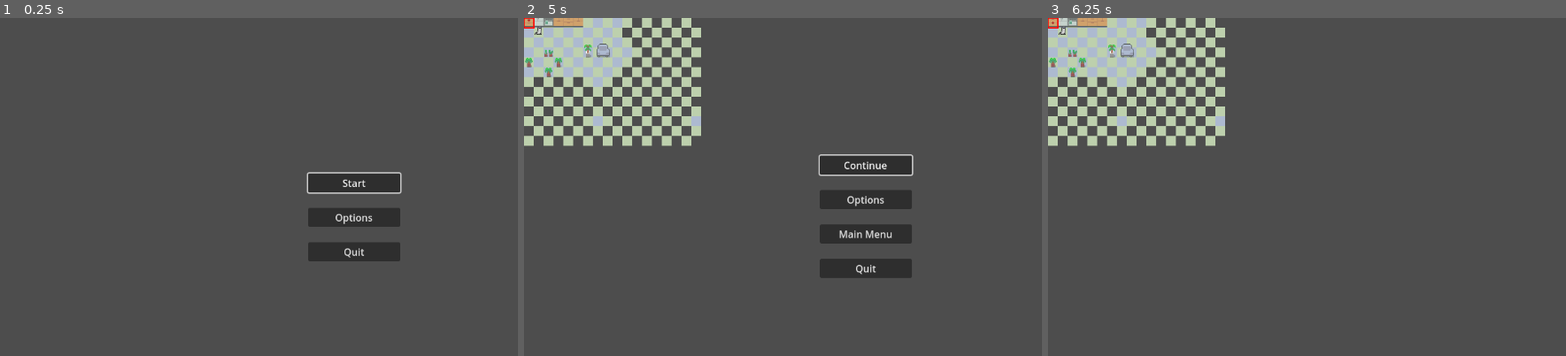
Above: before the commit, frames 1-3 (left to right).
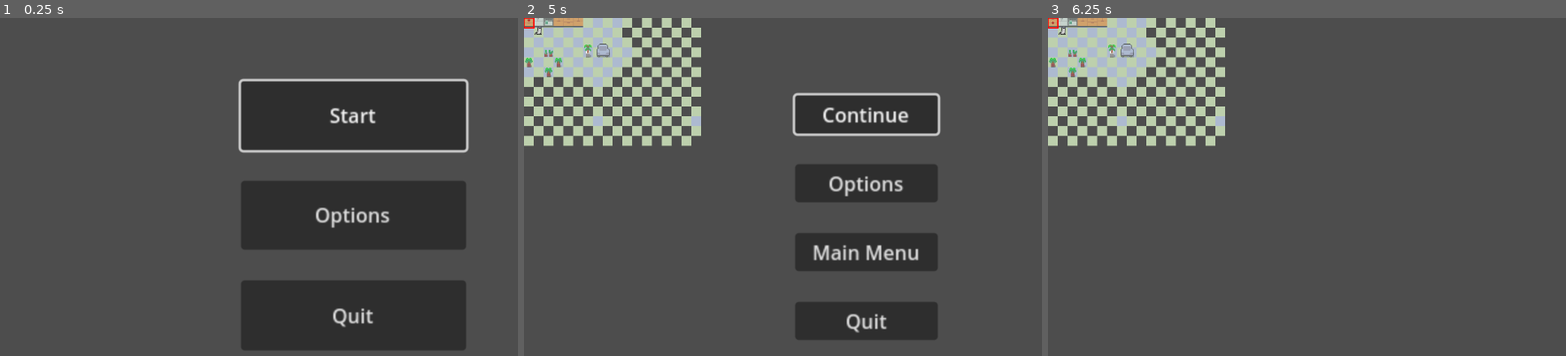
Above: after the commit, the same moments.

Repository: MatthieuD134/project-gwj63
Game: Godot game, scene res://menus/main_menu.tscn
Two runs of this game, one before a commit and one after it. Both use one fixed random seed, a clock stepped at 60 frames per second and the inputs below.
Inputs (mouse positions are in pixels of both pictures, inside the frame that each line leads up to):
- Up to frame 1 (0.25 s): no input
- Up to frame 2 (5 s): click "Start" at 0.5 s; tap Enter (ui_accept) at 1.25, 1.52, 2, 2.27, 2.75, 3.5, 3.77, 4.25, 4.52 s; move the mouse to (1031, 197) at 1.27 s; press the mouse at (1031, 197) at 1.28 s; hold Right (ui_right) 1.28-2.03 s; move the mouse to (736, 237) at 2.02 s; release the mouse at (736, 237) at 2.03 s; hold Down (ui_down) 2.03-2.78 s; click (736, 237) at 2.1 s; move the mouse to (948, 129) at 2.77 s; press the mouse at (948, 129) at 2.78 s; hold Right (ui_right) 2.78-3.53 s; move the mouse to (845, 295) at 3.52 s; release the mouse at (845, 295) at 3.53 s; hold Up (ui_up) 3.53-4.28 s; click (845, 295) at 3.6 s; move the mouse to (outside the picture) at 4.27 s; press the mouse at (outside the picture) at 4.28 s; hold Left (ui_left) from 4.28 s (still down); tap Escape (ui_cancel) at 4.9 s
- Up to frame 3 (6.25 s): release Left (ui_left) at 5 s; release the mouse at (outside the picture) at 5 s; click "Main Menu" at 5 s; click "Start" at 5.75 s

The runs differ from the first frame. In frame 1, 27% of the frame differs, in the area x 45-91%, y 17-99%; in frame 2, 12%; in frame 3, nothing differs.

Commit message:
Cleaned up old files and messed with button scaling to match project scaling.
Big, massive, clickable buttons. What's not to love?

Diff:
--- a/entities/Interactable/Consumable.gd
+++ /dev/null
@@ -1,17 +0,0 @@
-extends Interactable
-
-var fixable : bool = false
-var usable : bool = true
-# Called when the node enters the scene tree for the first time.
-func _ready():
-	super()
-
-
-# Called every frame. 'delta' is the elapsed time since the previous frame.
-func _process(delta):
-	super(delta)
-
-#Consumables are usually used once, so we unset the flag to tell it to ignore
-#any future interactions.
-func interact():
-	usable = false
--- a/entities/Interactable/Fixture.gd
+++ /dev/null
@@ -1,16 +0,0 @@
-extends Interactable
-
-var status_tags : PackedStringArray
-# Called when the node enters the scene tree for the first time.
-func _ready():
-	super()
-
-
-# Called every frame. 'delta' is the elapsed time since the previous frame.
-func _process(delta):
-	super(delta)
-
-#Fixtures have ongoing interactions. As of yet, it is unclear how to
-#implement this particular interaction.
-func interact():
-	pass
--- a/entities/Interactable/Permeable.gd
+++ /dev/null
@@ -1,21 +0,0 @@
-extends Interactable
-
-var break_time : float
-var broken : bool = false
-# Called when the node enters the scene tree for the first time.
-func _ready():
-	super()
-
-
-# Called every frame. 'delta' is the elapsed time since the previous frame.
-func _process(delta):
-	if (break_time > 0):
-		break_time -= delta
-	else:
-		broken = true
-
-
-#Some permeables need to be broken before letting the cat through them.
-func interact():
-	if (break_time > 0):
-		set_process(true)
--- a/menus/main_menu.tscn
+++ b/menus/main_menu.tscn
@@ -19,12 +19,13 @@
 anchor_top = 0.5
 anchor_right = 0.5
 anchor_bottom = 0.5
-offset_left = -75.0
-offset_top = -71.5
-offset_right = 75.0
-offset_bottom = 71.5
+offset_left = -184.0
+offset_top = -221.0
+offset_right = -1.0
+offset_bottom = -2.0
 grow_horizontal = 2
 grow_vertical = 2
+scale = Vector2(2, 2)
 
 [node name="VBoxContainer" type="VBoxContainer" parent="MainMenuContainer"]
 layout_mode = 2
@@ -33,6 +34,7 @@
 
 [node name="StartButton" type="Button" parent="MainMenuContainer/VBoxContainer"]
 layout_mode = 2
+size_flags_vertical = 3
 focus_neighbor_top = NodePath("../QuitButton")
 focus_neighbor_bottom = NodePath("../OptionsButton")
 focus_next = NodePath("../OptionsButton")
@@ -41,6 +43,7 @@
 
 [node name="OptionsButton" type="Button" parent="MainMenuContainer/VBoxContainer"]
 layout_mode = 2
+size_flags_vertical = 3
 focus_neighbor_top = NodePath("../StartButton")
 focus_neighbor_bottom = NodePath("../QuitButton")
 focus_next = NodePath("../QuitButton")
@@ -49,6 +52,7 @@
 
 [node name="QuitButton" type="Button" parent="MainMenuContainer/VBoxContainer"]
 layout_mode = 2
+size_flags_vertical = 3
 focus_neighbor_top = NodePath("../OptionsButton")
 focus_neighbor_bottom = NodePath("../StartButton")
 focus_next = NodePath("../StartButton")
--- a/menus/options_menu.tscn
+++ b/menus/options_menu.tscn
@@ -19,11 +19,11 @@
 anchor_right = 0.5
 anchor_bottom = 0.5
 offset_left = -75.0
-offset_top = -20.0
-offset_right = 75.0
-offset_bottom = 20.0
+offset_top = -31.0
+offset_bottom = 6.0
 grow_horizontal = 2
 grow_vertical = 2
+scale = Vector2(2, 2)
 
 [node name="VBoxContainer" type="VBoxContainer" parent="MarginContainer"]
 layout_mode = 2
--- a/menus/pause_menu.tscn
+++ b/menus/pause_menu.tscn
@@ -20,12 +20,13 @@
 anchor_top = 0.5
 anchor_right = 0.5
 anchor_bottom = 0.5
-offset_left = -75.0
-offset_top = -99.5
-offset_right = 75.0
-offset_bottom = 99.5
+offset_left = -115.0
+offset_top = -209.0
+offset_right = 1.0
+offset_bottom = 3.0
 grow_horizontal = 2
 grow_vertical = 2
+scale = Vector2(2, 2)
 
 [node name="VBoxContainer" type="VBoxContainer" parent="PauseMenuContainer"]
 layout_mode = 2
